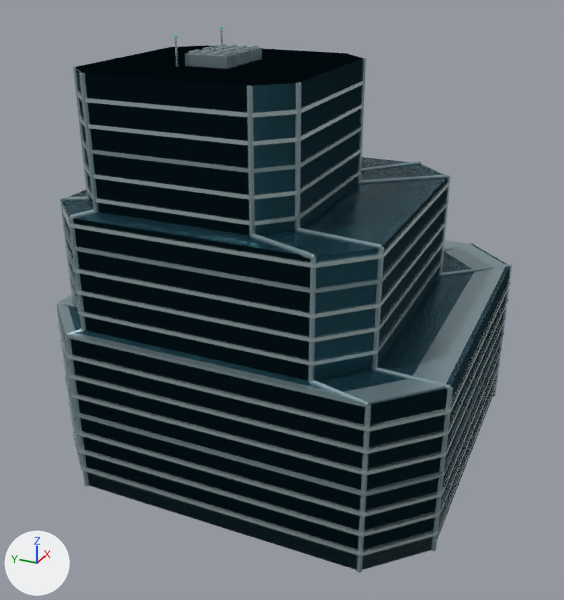
A saved change to the Blender file Documentation/FutureCity/Models/Cascade.blend.
One viewpoint serves both versions: a camera (50 mm lens) standing at (-1.744, -0.741, 1.237) and looking at (-0.071, 0.012, 0.401). Arrows for +X, +Y and +Z are at lower left; the lights stay in place. The first picture is the older version. Objects named as collision shapes, trigger or cutter boxes, shadow casters or lower levels of detail are left out.

The scene before the commit, as lines of its bpy script (objects in view):
```python
me_curtain_wall_003 = bpy.data.meshes.new('Curtain wall.003')
me_curtain_wall_003.from_pydata(...)  # 48 vertices, 42 faces; spans x -0.49..0.49, y -0.49..0.49, z 0.0..1.0
me_curtain_wall_003.materials.append(mat_futureglass)  # cyan #386f81
me_curtain_wall_005 = bpy.data.meshes.new('Curtain wall.005')
me_curtain_wall_005.from_pydata(...)  # 48 vertices, 42 faces; spans x -0.49..0.49, y -0.49..0.49, z 0.0..1.0
me_curtain_wall_005.materials.append(mat_futureglass)  # cyan #386f81
me_recessed_slab_edge_018 = bpy.data.meshes.new('Recessed slab edge.018')
me_recessed_slab_edge_018.from_pydata(...)  # 440 vertices, 300 faces; spans x -0.497..0.497, y -0.497..0.497, z 0.003..1.06
me_recessed_slab_edge_018.materials.append(mat_futuremetal)  # pale blue #c4d7da
me_recessed_slab_edge_021 = bpy.data.meshes.new('Recessed slab edge.021')
me_recessed_slab_edge_021.from_pydata(...)  # 592 vertices, 396 faces; spans x -0.497..0.497, y -0.497..0.497, z 0.0..1.025
me_recessed_slab_edge_021.materials.append(mat_futureshell)  # greyish cyan #90a8af
ob_far_futureglass = bpy.data.objects.new('Far FutureGlass', me_curtain_wall_005)
ob_far_futureglass.parent = ob_far
ob_far_futureglass.location = (0.0, 0.0, 0.0)
ob_near_futureglass = bpy.data.objects.new('Near FutureGlass', me_curtain_wall_003)
ob_near_futureglass.parent = ob_near
ob_near_futureglass.location = (0.0, 0.0, 0.0)
ob_near_futuremetal = bpy.data.objects.new('Near FutureMetal', me_recessed_slab_edge_018)
ob_near_futuremetal.parent = ob_near
ob_near_futuremetal.location = (0.0, 0.0, 0.0)
ob_near_futureshell = bpy.data.objects.new('Near FutureShell', me_recessed_slab_edge_021)
ob_near_futureshell.parent = ob_near
ob_near_futureshell.location = (0.0, 0.0, 0.0)
```
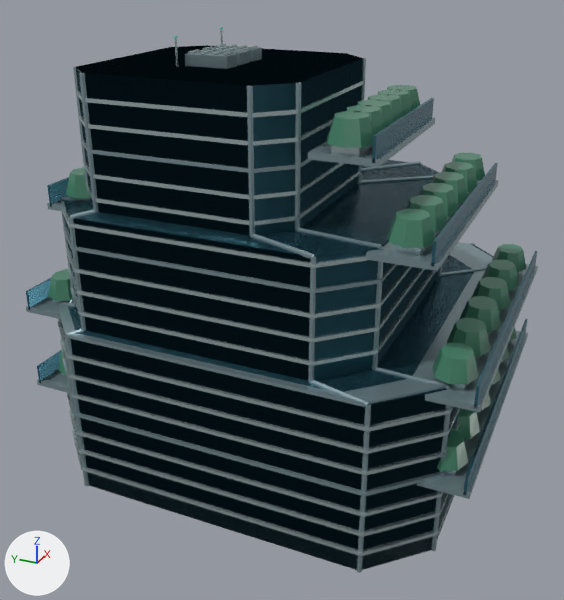
Patch to the scene script:
```diff
--- a/Documentation/FutureCity/Models/Cascade.blend.py
+++ b/Documentation/FutureCity/Models/Cascade.blend.py
@@ me_curtain_wall_003 @@
 # used by ob_near_futureglass; parent = ob_near; location = (0.0, 0.0, 0.0)
-me_curtain_wall_003.from_pydata(...)  # 48 vertices, 42 faces; spans x -0.49..0.49, y -0.49..0.49, z 0.0..1.0
+me_curtain_wall_003.from_pydata(...)  # 112 vertices, 90 faces; spans x -0.49..0.49, y -0.553..0.553, z 0.0..1.0
+# me_curtain_wall_003 part 1: a new loose piece, a box spanning x -0.4..0.4, y -0.553..-0.547, z 0.2..0.25, in mat_futureglass (cyan #386f81)
+# me_curtain_wall_003 part 2: a new loose piece, a box spanning x -0.4..0.4, y 0.547..0.553, z 0.2..0.25, in mat_futureglass (cyan #386f81)
+# me_curtain_wall_003 part 3: a new loose piece, a box spanning x -0.4..0.4, y -0.553..-0.547, z 0.41..0.46, in mat_futureglass (cyan #386f81)
+# me_curtain_wall_003 part 4: a new loose piece, a box spanning x -0.4..0.4, y 0.547..0.553, z 0.41..0.46, in mat_futureglass (cyan #386f81)
+# me_curtain_wall_003 part 5: a new loose piece, a box spanning x -0.398..0.218, y -0.4452..-0.4392, z 0.69..0.74, in mat_futureglass (cyan #386f81)
+# me_curtain_wall_003 part 6: a new loose piece, a box spanning x -0.398..0.218, y 0.4392..0.4452, z 0.69..0.74, in mat_futureglass (cyan #386f81)
+# me_curtain_wall_003 part 7: a new loose piece, a box spanning x -0.388..0.028, y -0.3178..-0.3118, z 0.87..0.92, in mat_futureglass (cyan #386f81)
+# other edits to the shape of me_curtain_wall_003 do not show in these pictures
 me_curtain_wall_003.materials.append(mat_futureglass)
@@ me_recessed_slab_edge_018 @@
 # used by ob_near_futuremetal; parent = ob_near; location = (0.0, 0.0, 0.0)
-me_recessed_slab_edge_018.from_pydata(...)  # 440 vertices, 300 faces; spans x -0.497..0.497, y -0.497..0.497, z 0.003..1.06
+me_recessed_slab_edge_018.from_pydata(...)  # 824 vertices, 588 faces; spans x -0.497..0.497, y -0.517..0.517, z 0.003..1.06
+# me_recessed_slab_edge_018 part 8: a new loose piece, a box spanning x -0.35..-0.29, y -0.517..-0.463, z 0.412..0.44, in mat_futuremetal (pale blue #c4d7da)
+# me_recessed_slab_edge_018 part 9: a new loose piece, a box spanning x -0.366..-0.306, y -0.41..-0.355, z 0.692..0.719, in mat_futuremetal (pale blue #c4d7da)
+# me_recessed_slab_edge_018 part 10: 48 vertices added at x -0.376..0.016, y -0.282..-0.227, z 0.873..0.899
+# other edits to the shape of me_recessed_slab_edge_018 do not show in these pictures
 me_recessed_slab_edge_018.materials.append(mat_futuremetal)
@@ me_recessed_slab_edge_021 @@
 # used by ob_near_futureshell; parent = ob_near; location = (0.0, 0.0, 0.0)
-me_recessed_slab_edge_021.from_pydata(...)  # 592 vertices, 396 faces; spans x -0.497..0.497, y -0.497..0.497, z 0.0..1.025
+me_recessed_slab_edge_021.from_pydata(...)  # 656 vertices, 444 faces; spans x -0.497..0.497, y -0.56..0.56, z 0.0..1.025
+# me_recessed_slab_edge_021 part 11: a new loose piece, a box spanning x -0.4..0.4, y -0.56..-0.42, z 0.193..0.207, in mat_futureshell (greyish cyan #90a8af)
+# me_recessed_slab_edge_021 part 12: a new loose piece, a box spanning x -0.4..0.4, y 0.42..0.56, z 0.193..0.207, in mat_futureshell (greyish cyan #90a8af)
+# me_recessed_slab_edge_021 part 13: a new loose piece, a box spanning x -0.4..0.4, y -0.56..-0.42, z 0.403..0.417, in mat_futureshell (greyish cyan #90a8af)
+# me_recessed_slab_edge_021 part 14: a new loose piece, a box spanning x -0.4..0.4, y 0.42..0.56, z 0.403..0.417, in mat_futureshell (greyish cyan #90a8af)
+# me_recessed_slab_edge_021 part 15: a new loose piece, a box spanning x -0.398..0.218, y -0.452..-0.312, z 0.683..0.697, in mat_futureshell (greyish cyan #90a8af)
+# me_recessed_slab_edge_021 part 16: a new loose piece, a box spanning x -0.398..0.218, y 0.312..0.452, z 0.683..0.697, in mat_futureshell (greyish cyan #90a8af)
+# me_recessed_slab_edge_021 part 17: a new loose piece, a box spanning x -0.388..0.028, y -0.325..-0.185, z 0.863..0.877, in mat_futureshell (greyish cyan #90a8af)
+# other edits to the shape of me_recessed_slab_edge_021 do not show in these pictures
 me_recessed_slab_edge_021.materials.append(mat_futureshell)
@@ ob_near_futureleaf @@
+ob_near_futureleaf = bpy.data.objects.new('Near FutureLeaf', me_clipped_sky_garden_canopy)  # 768 vertices, 480 faces; spans x -0.399..0.373, y -0.538..0.538, z 0.225..0.945; in mat_futureleaf (green #458169)
+ob_near_futureleaf.parent = ob_near
+ob_near_futureleaf.location = (0.0, 0.0, 0.0)
```

What differs and where, as boxes (x1, y1, x2, y2) in the pictures (564 x 600 px):
'Near FutureGlass', reshaped (not visible before): after (26, 45, 537, 570)
'Near FutureShell', reshaped (12% wider): before (57, 45, 512, 573); after (26, 45, 538, 573)
'Near FutureMetal', reshaped: before (58, 29, 511, 556); after (53, 29, 518, 556)
'Near FutureLeaf', added: after (48, 85, 526, 471)
part 1 of me_curtain_wall_003, added: after (463, 319, 528, 495)
part 2 of me_curtain_wall_003, added: after (37, 350, 62, 383)
part 3 of me_curtain_wall_003, added: after (474, 251, 537, 409)
part 4 of me_curtain_wall_003, added (cyan): after (26, 278, 51, 310)
part 5 of me_curtain_wall_003, added (cyan): after (431, 163, 498, 267)
part 6 of me_curtain_wall_003, added: after (47, 177, 69, 207)
part 7 of me_curtain_wall_003, added (cyan): after (372, 98, 434, 163)
part 8 of me_recessed_slab_edge_018, added (mostly hidden): after (438, 379, 467, 390)
part 9 of me_recessed_slab_edge_018, added (mostly hidden): after (392, 244, 427, 255)
part 10 of me_recessed_slab_edge_018, added: after (331, 145, 373, 156)
part 11 of me_recessed_slab_edge_021, added: after (417, 331, 528, 499)
part 12 of me_recessed_slab_edge_021, added: after (37, 370, 68, 393)
part 13 of me_recessed_slab_edge_021, added: after (425, 264, 538, 412)
part 14 of me_recessed_slab_edge_021, added: after (26, 297, 61, 319)
part 15 of me_recessed_slab_edge_021, added: after (366, 180, 498, 271)
part 16 of me_recessed_slab_edge_021, added (mostly hidden): after (47, 201, 66, 211)
part 17 of me_recessed_slab_edge_021, added: after (308, 117, 435, 167)
'Far FutureGlass', unchanged, covered by the edit: before (61, 45, 510, 570)
